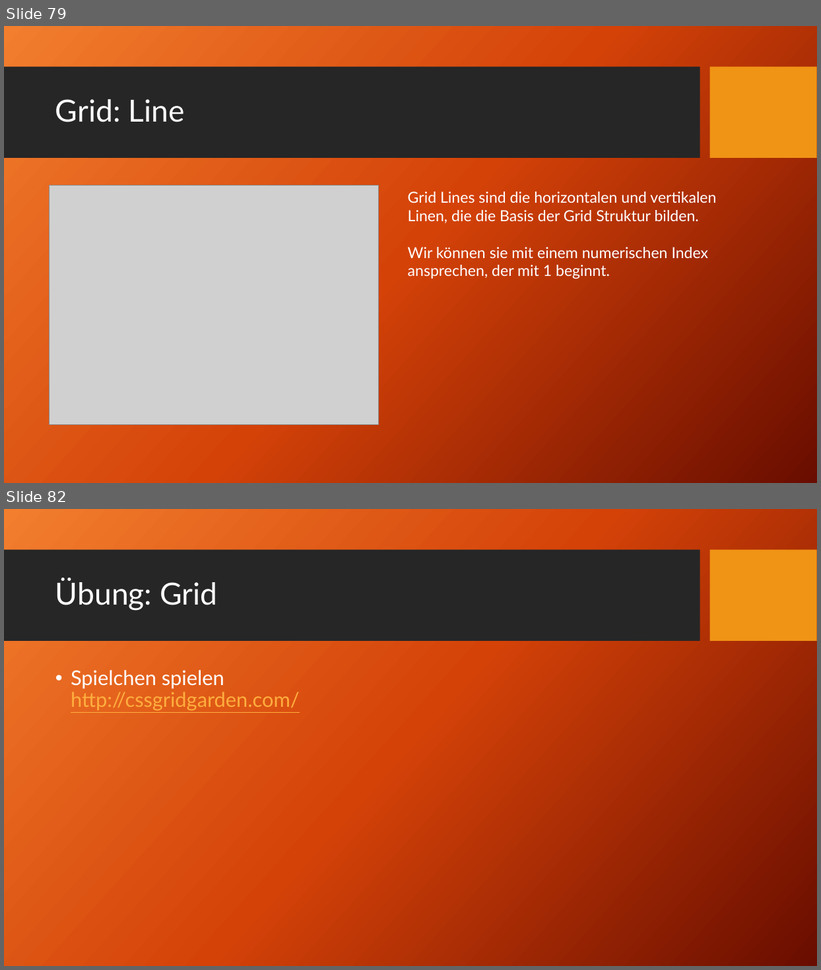
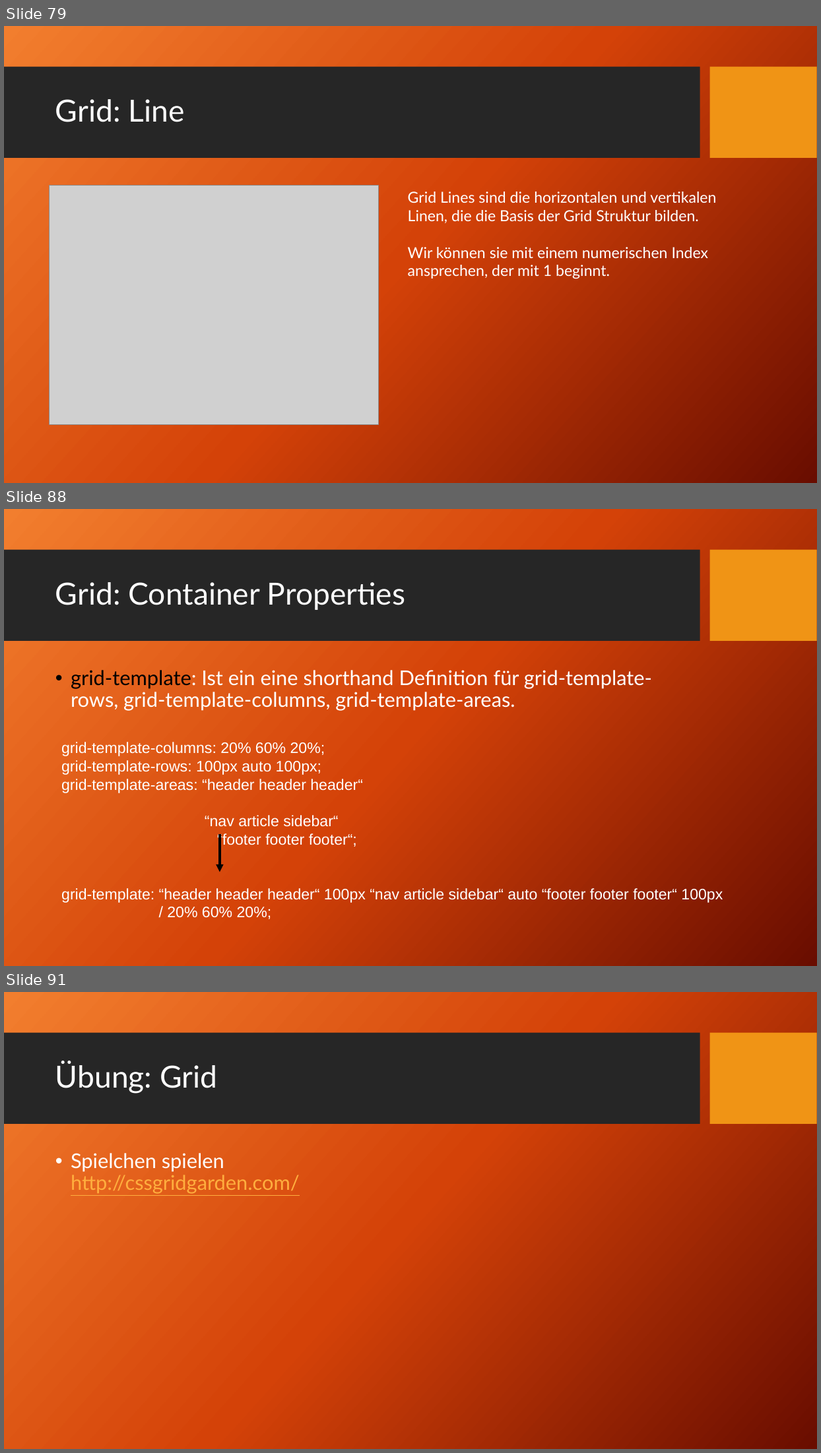
Before and after one commit to TomFrey/htmlCssBasicUebungen, a slide deck: html Schulung.pptx. Shown one above the other, each under a label of ours: slides 79 and 82 before the commit, slides 79, 88 and 91 after it; the slides between them are not shown. The pictures are 821x970 and 821x1453 pixels, drawn with LibreOffice and Linux fonts; fonts in the diff are those of the drawing; grey boxes stand for pictures; background and template pictures are left out. Boxes give left, top, right and bottom in pixels: in the first picture for what was removed or moved away, otherwise in the second. Text is boxed around its words. In the diff, an @@ line names an element or a change of style, - is before the commit and + after.

Commit message:
CSS Grid zur PP Präsentation hinzugefügt.

```diff
--- a/html Schulung.pptx
+++ b/html Schulung.pptx
@@ slide 88 added at <box>4,509,817,966</box>, background picture (left out); not listed: 2 template elements that a slide beside it also shows @@
@@ title added at <box>55,582,405,610</box>, 36 pt, text #FFFFFF @@
+Grid: Container Properties
@@ text added at <box>71,670,652,711</box>, 24 pt, text #FFFFFF @@
+• grid-template: Ist ein eine shorthand Definition für grid-template-rows, grid-template-columns, grid-template-areas.
@@ text added at <box>61,742,363,849</box>, 18 pt, text #FFFFFF @@
+grid-template-columns: 20% 60% 20%;
+grid-template-rows: 100px auto 100px;
+grid-template-areas: “header header header“
+“nav article sidebar“
+“footer footer footer“;
@@ arrow added from (220, 834) to (220, 873), #000000 3 pt @@
@@ text added at <box>61,889,723,920</box>, 18 pt, text #FFFFFF @@
+grid-template: “header header header“ 100px “nav article sidebar“ auto “footer footer footer“ 100px
+/ 20% 60% 20%;
@@ what was slide 82 is now slide 91 @@
```
Also in this commit, not shown: 1 slide changed, 9 other slides added, 1 slide removed.
